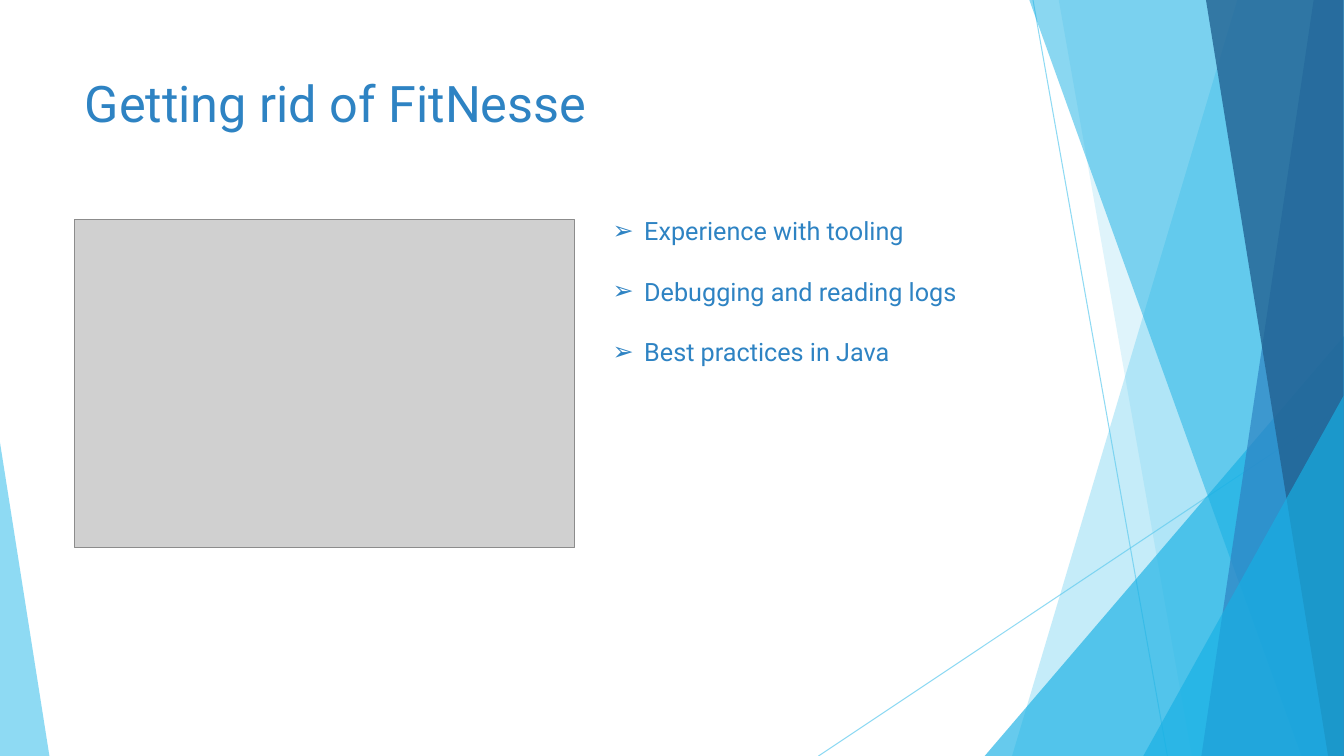
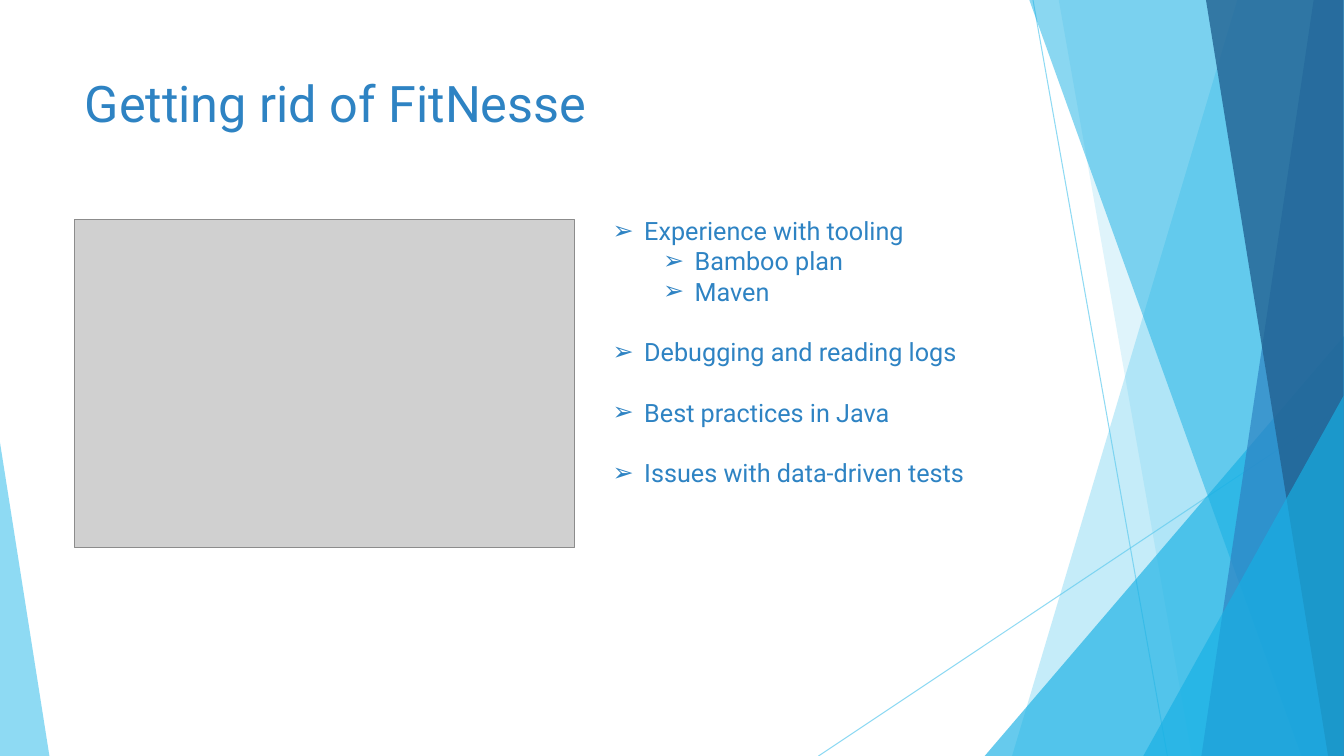
Before and after one commit to jamesleja907/taiko-example, a slide deck: slide 5 of FarewellPresentation.pptx (slide 4 before the commit). Drawn at 1344x756 pixels with LibreOffice and Linux fonts; fonts in the diff are those of the drawing; grey boxes stand for pictures. Boxes give left, top, right and bottom in pixels: in the first picture for what was removed or moved away, otherwise in the second. Text is boxed around its words. In the diff, an @@ line names an element or a change of style, - is before the commit and + after.

Commit message:
More presentation stuff

```diff
--- a/FarewellPresentation.pptx
+++ b/FarewellPresentation.pptx
@@ text at (x1=695, y1=251, x2=843, y2=302): paragraphs added @@
+  ➢ Bamboo plan
+  ➢ Maven
@@ text at (x1=644, y1=463, x2=964, y2=483): paragraph added @@
+➢ Issues with data-driven tests
```
Also in this commit, not shown: 2 other slides changed, 7 slides added, 3 slides removed.
